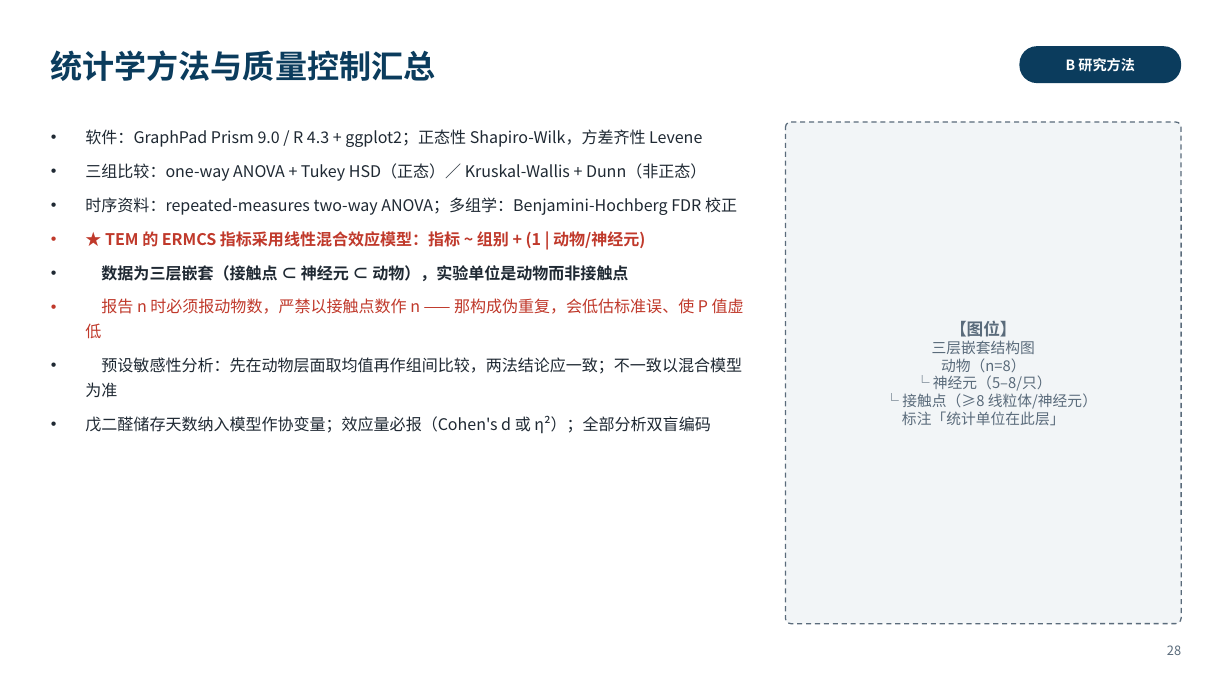
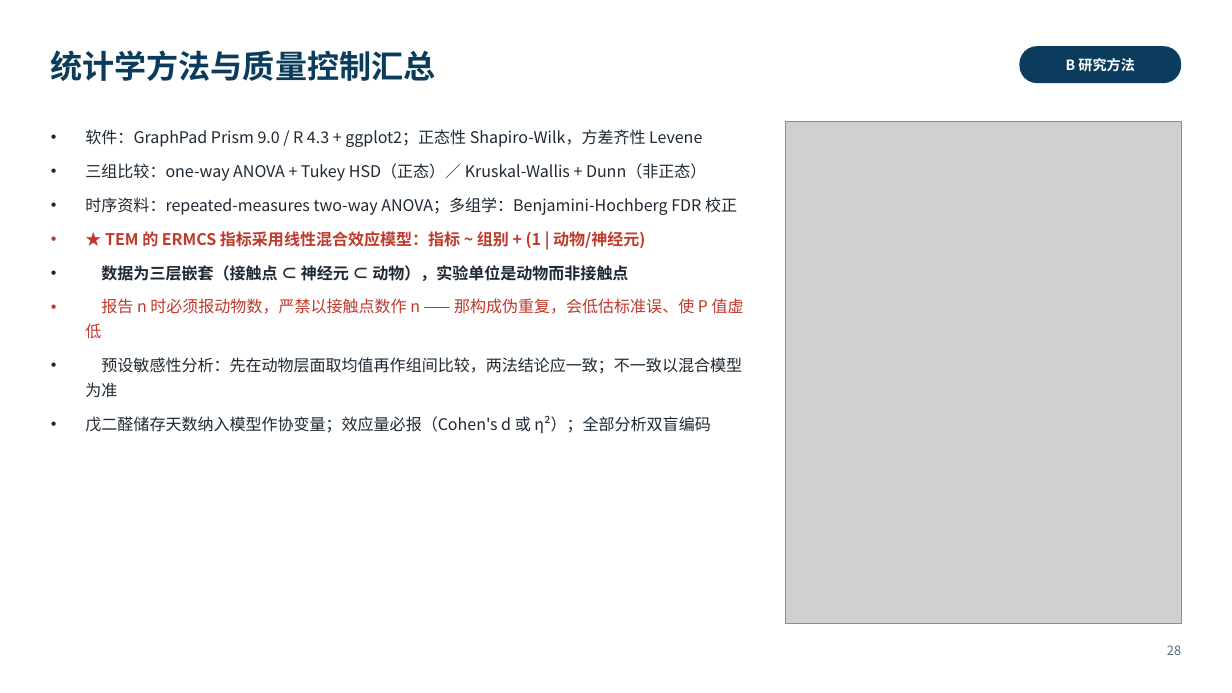
Before and after one commit to xoaiquynhanh17228kk-sketch/test, a slide deck: slide 28 of 开题报告_骨架.pptx. Drawn at 1232x693 pixels with LibreOffice and Linux fonts; fonts in the diff are those of the drawing; grey boxes stand for pictures. Boxes give left, top, right and bottom in pixels: in the first picture for what was removed or moved away, otherwise in the second. Text is boxed around its words. In the diff, an @@ line names an element or a change of style, - is before the commit and + after.

```diff
--- a/开题报告_骨架.pptx
+++ b/开题报告_骨架.pptx
@@ rounded rectangle removed at (786,122,1181,624) @@
@@ picture added at (786,122,1181,624) @@
@@ text removed at (902,321,1097,426) @@
-【图位】
-三层嵌套结构图
-动物（n=8）
-└ 神经元（5–8/只）
-└ 接触点（≥8 线粒体/神经元）
-标注「统计单位在此层」
```
Also in this commit, not shown: 22 other slides changed, 26 other files.
